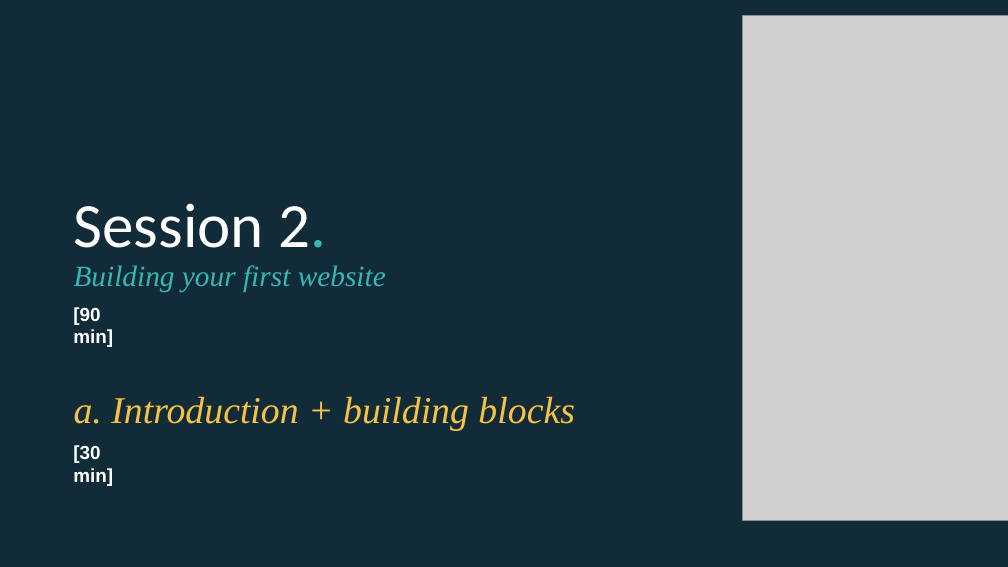
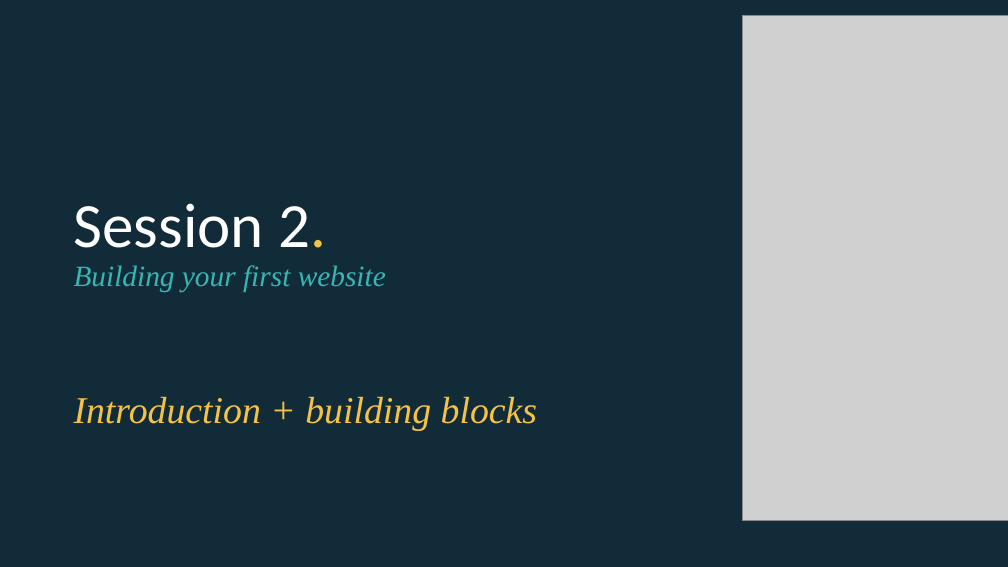
Before and after one commit to EconomicsObservatory/courses, a slide deck: slide 3 of 2/2_Building_your_first_website.pptx. Drawn at 1008x567 pixels with LibreOffice and Linux fonts; fonts in the diff are those of the drawing; grey boxes stand for pictures. Boxes give left, top, right and bottom in pixels: in the first picture for what was removed or moved away, otherwise in the second. Text is boxed around its words. In the diff, an @@ line names an element or a change of style, - is before the commit and + after.

```diff
--- a/2/2_Building_your_first_website.pptx
+++ b/2/2_Building_your_first_website.pptx
@@ title "Session 2. Building your first ..." at [74, 203, 386, 292]: text colour #36B7B4 to #F4C245 in "2." @@
@@ text removed at [73, 307, 113, 347] @@
-[90 min]
@@ text at [74, 396, 537, 430]: text changed @@
-a. Introduction + building blocks
+Introduction + building blocks
@@ text removed at [73, 445, 113, 486] @@
-[30 min]
```
Also in this commit, not shown: 14 other slides changed, 5 slides added, 2 slides removed, 2 other files.
